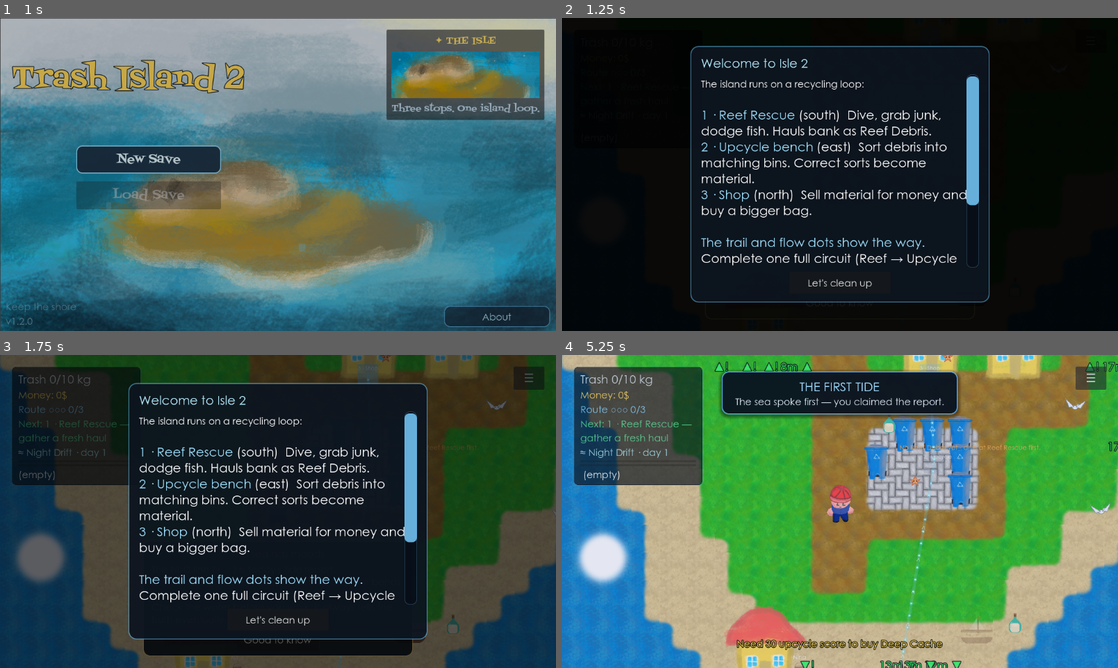
Above: before the commit, frames 1-4 (two rows, left to right).
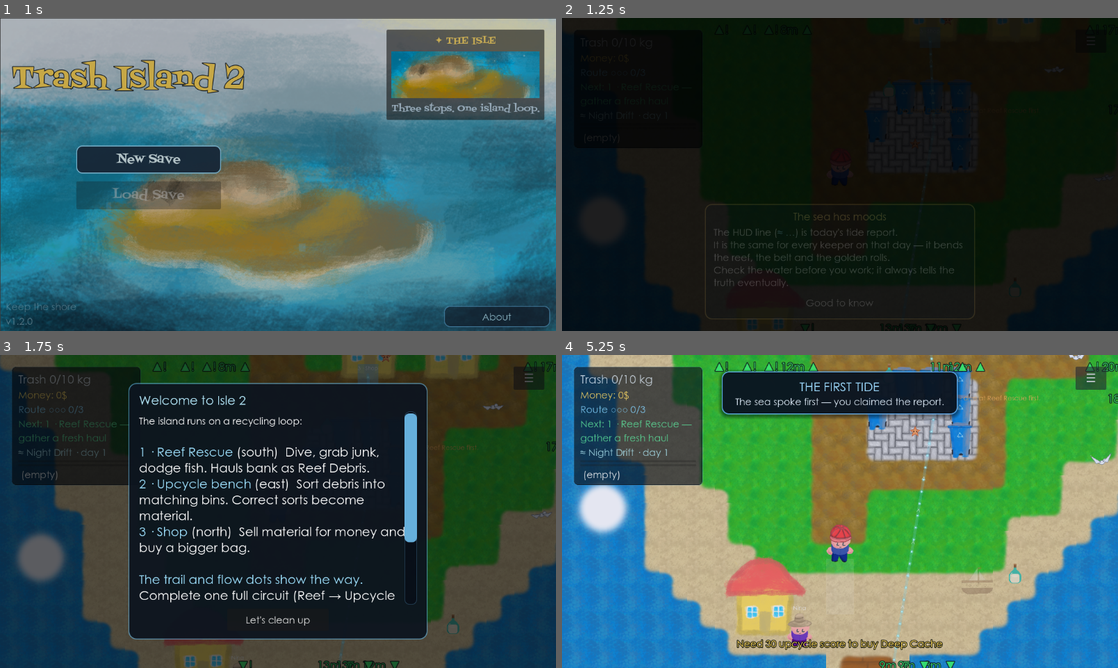
Above: after the commit, the same moments.

Repository: helloworld2540/isle2
Game: Godot game, scene res://scenes/main_menu.tscn
Two runs of this game, one before a commit and one after it. Both use one fixed random seed, a clock stepped at 60 frames per second and the inputs below.
Inputs (mouse positions are in pixels of both pictures, inside the frame that each line leads up to):
- Up to frame 1 (1 s): tap Enter (ui_accept) at 0.5, 0.77 s; move the mouse to (400, 158) at 0.52 s; tap Tab at 0.6 s; click (400, 158) at 0.67 s
- Up to frame 2 (1.25 s): tap Enter (ui_accept) at 1.07 s
- Up to frame 3 (1.75 s): click "Good to know" at 1.25 s
- Up to frame 4 (5.25 s): click "Let's clean up" at 2 s; click (840, 639) at 2.75 s, where only the run before the commit has a clickable "On my way"; click "☰" at 3.5 s; click "Deep Cache (30 score) — bonus…" at 4.25 s; click "Resume" at 5 s

Frame 1 is identical in both runs. In frame 2, 7.9% of the frame differs, in the area x 9-90%, y 8-97%; in frame 3, 3.1%; in frame 4, 44%, in the area x 0-100%, y 0-100%.

Commit message:
feat: [`qa`] CardQueue: one popup card at a time, island-wide
Every popup now asks the sa

Diff:
--- a/scenes/tutorial.tscn
+++ b/scenes/tutorial.tscn
@@ -69,6 +69,7 @@
 size_flags_horizontal = 3
 size_flags_vertical = 3
 bbcode_enabled = true
+scroll_active = false
 fit_content = true
 
 [node name="Button" type="Button" parent="Center/Panel/VBox"]
--- a/scenes/ui/npc_dialogue.tscn
+++ b/scenes/ui/npc_dialogue.tscn
@@ -82,6 +82,12 @@
 size_flags_horizontal = 3
 size_flags_vertical = 3
 custom_minimum_size = Vector2(452, 0)
+# Grow to the full text height and let the outer DragScrollContainer own the
+# scroll. Without fit_content the label keeps the 200 px viewport height and
+# scrolls internally, so the container has zero range and dragging does
+# nothing.
+scroll_active = false
+fit_content = true
 
 [node name="Reward" type="Label" parent="Center/Panel/VBox"]
 layout_mode = 2
--- a/scripts/tutorial.gd
+++ b/scripts/tutorial.gd
@@ -2,6 +2,9 @@
 
 ## First-run guide card. Authored in scenes/tutorial.tscn; the world map
 ## decides when to show it (see wm_onboarding.gd).
+##
+## Goes through CardQueue like every other card, so it can never open on top
+## of an achievement in flight. It pauses the tree only once it is on screen.
 
 signal dismissed
 
@@ -17,16 +20,27 @@
 func _ready() -> void:
 	layer = 200
 	process_mode = Node.PROCESS_MODE_ALWAYS
-	# Blocks milestone cards while the guide is up (see achievement_banner).
-	add_to_group("ui_modal_card")
 	title.text = title_text
 	body.text = body_text
 	dismiss_button.text = button_text
+	visible = false
+	CardQueue.request(self, CardQueue.PRIORITY_MODAL)
+
+
+func _card_activate() -> void:
+	visible = true
+	# Blocks milestone cards while the guide is up (see achievement_banner).
+	add_to_group("ui_modal_card")
 	get_tree().paused = true
 
 
 func _on_dismiss_pressed() -> void:
 	get_tree().paused = false
 	remove_from_group("ui_modal_card")
+	CardQueue.release(self)
 	dismissed.emit()
 	queue_free()
+
+
+func _exit_tree() -> void:
+	CardQueue.withdraw(self)
--- a/scripts/ui/achievement_banner.gd
+++ b/scripts/ui/achievement_banner.gd
@@ -63,6 +63,8 @@
 
 var _queue: Array[Dictionary] = []
 var _showing := false
+## Entry pulled off `_queue` that is waiting for the shared card lane.
+var _pending: Dictionary = {}
 var _fade_tween: Tween = null
 
 ## Set once a modal has been observed while a card is queued; the clear timer
@@ -230,8 +232,12 @@
 
 
 func _exit_tree() -> void:
+	CardQueue.withdraw(self)
 	# Cards that never got on screen go back to the state queue: walking into
 	# a portal a second after earning something must not eat the celebration.
+	if not _pending.is_empty():
+		_queue.push_front(_pending)
+		_pending = {}
 	for entry in _queue:
 		var achievement_id := String(entry.get("achievement_id", ""))
 		if not achievement_id.is_empty():
@@ -281,11 +287,27 @@
 		set_process(true)
 		return
 
-	var entry: Dictionary = _queue.pop_front()
+	_pending = _queue.pop_front()
 	if _queue.is_empty():
 		set_process(false)
 
 	_showing = true
+	# Ask the shared lane for the screen. A hint, a conversation or the welcome
+	# guide may already be up; CardQueue calls `_card_activate` when it is our
+	# turn, so two voices never speak at once.
+	CardQueue.request(self, CardQueue.PRIORITY_AMBIENT)
+
+
+## The lane granted us the screen: present the queued entry.
+func _card_activate() -> void:
+	var entry := _pending
+	_pending = {}
+	if entry.is_empty():
+		# Nothing to present (entry lost to a scene change): hand the lane back.
+		_showing = false
+		CardQueue.release(self)
+		_show_next()
+		return
 	_title.text = str(entry.get("title", ""))
 	_subtitle.text = str(entry.get("subtitle", ""))
 	_apply_accent(String(entry.get("accent", "milestone")))
@@ -360,6 +382,7 @@
 
 	if GameSettings.reduce_motion:
 		_panel.visible = false
+		CardQueue.release(self)
 		_show_next()
 		return
 
@@ -367,5 +390,6 @@
 	_fade_tween.tween_property(_panel, "modulate:a", 0.0, 0.35).set_trans(Tween.TRANS_SINE).set_ease(Tween.EASE_IN)
 	_fade_tween.tween_callback(func():
 		_panel.visible = false
+		CardQueue.release(self)
 		_show_next()
 	)
--- /dev/null
+++ b/scripts/ui/card_queue.gd
@@ -0,0 +1,152 @@
+extends RefCounted
+class_name CardQueue
+
+## One popup card at a time, island-wide.
+##
+## The world map can have several voices reach for the screen in the same
+## breath: a bottle story, an NPC greeting, a milestone banner, the tide card,
+## a tutorial hint. Each used to present itself the moment it was asked, so
+## two or three could land together and read as a wall. This queue serialises
+## them: a card asks for the screen, and either gets it now or waits until the
+## card ahead of it is dismissed.
+##
+## Cards keep their authored content and presentation; the only contract is:
+##   - call `CardQueue.request(self, priority)` once the card is built,
+##   - implement `_card_activate()` — the moment it becomes the visible card,
+##   - call `CardQueue.release(self)` when it closes,
+##   - call `CardQueue.withdraw(self)` from `_exit_tree()` (scene changes).
+##
+## Modals (conversations, the welcome guide) jump ahead of ambient cards
+## (hints, milestone banners) because the player is standing in them; ambient
+## cards merely decorate a screen the player is already reading.
+##
+## Screens owned outside the queue (the pause menu, a minigame briefing, a
+## confirm panel) register in the `ui_modal_card` group; the queue waits for
+## those to close too, so no card ever slides underneath one.
+
+const PRIORITY_MODAL := 0
+const PRIORITY_AMBIENT := 10
+
+static var _active: Node = null
+static var _waiting: Array[Dictionary] = []
+static var _pumping := false
+
+
+## Ask for the screen. Returns nothing: if the queue is free the card is
+## activated immediately (synchronously, before this call returns), otherwise
+## `_card_activate()` fires once every card ahead of it has closed.
+static func request(card: Node, priority: int = PRIORITY_AMBIENT) -> void:
+	if card == null:
+		return
+	_prune()
+	if _active == card:
+		return
+	for entry in _waiting:
+		if entry.get("node") == card:
+			return
+	if _active == null and not _foreign_modal_open(card):
+		_activate(card)
+		return
+	var entry := {"node": card, "priority": priority}
+	# Stable insert: modals (0) ahead of ambient (10), FIFO within a band.
+	var idx := _waiting.size()
+	for i in range(_waiting.size()):
+		if int(_waiting[i].get("priority", PRIORITY_AMBIENT)) > priority:
+			idx = i
+			break
+	_waiting.insert(idx, entry)
+	_pump(card.get_tree())
+
+
+## The card closed and the screen is free again.
+static func release(card: Node) -> void:
+	if _active == card:
+		_active = null
+	else:
+		_cancel(card)
+	_drain()
+
+
+## The card left the tree without closing (scene change, owner freed). It must
+## not be activated later and must not hold the screen.
+static func withdraw(card: Node) -> void:
+	if _active == card:
+		_active = null
+	_cancel(card)
+	_drain()
+
+
+static func is_busy() -> bool:
+	_prune()
+	return _active != null or not _waiting.is_empty()
+
+
+static func _cancel(card: Node) -> void:
+	for i in range(_waiting.size() - 1, -1, -1):
+		if _waiting[i].get("node") == card:
+			_waiting.remove_at(i)
+
+
+static func _activate(card: Node) -> void:
+	_active = card
+	if card.has_method("_card_activate"):
+		card.call("_card_activate")
+
+
+static func _drain() -> void:
+	_prune()
+	if _active != null:
+		return
+	while not _waiting.is_empty():
+		var entry: Dictionary = _waiting.pop_front()
+		# Untyped on purpose: a freed node cannot be assigned to a typed Node.
+		var card: Variant = entry.get("node")
+		if not is_instance_valid(card):
+			continue
+		if not (card as Node).is_inside_tree():
+			continue
+		if _foreign_modal_open(card as Node):
+			# A pause menu / briefing / confirm panel owns the screen. Keep the
+			# card parked at the head of the queue and try again next frame.
+			_waiting.push_front(entry)
+			return
+		_activate(card as Node)
+		return
+
+
+## True when a dimming card from outside the queue is up. Queued cards do not
+## join `ui_modal_card` until they are activated, so this only sees real ones.
+static func _foreign_modal_open(card: Node) -> bool:
+	var tree := card.get_tree()
+	if tree == null:
+		return true
+	for modal in tree.get_nodes_in_group("ui_modal_card"):
+		if modal != card and is_instance_valid(modal):
+			return true
+	return false
+
+
+static func _prune() -> void:
+	if _active != null and (not is_instance_valid(_active) or not _active.is_inside_tree()):
+		_active = null
+	for i in range(_waiting.size() - 1, -1, -1):
+		var node: Variant = _waiting[i].get("node")
+		# Test validity first: `is` / typed casts on a freed instance throw.
+		if not is_instance_valid(node) or not (node as Node).is_inside_tree():
+			_waiting.remove_at(i)
+
+
+## Frames keep firing while the tree is paused, so a card parked behind a
+## pausing guide still drains the moment the guide closes.
+static func _pump(tree: SceneTree) -> void:
+	if _pumping or tree == null:
+		return
+	_pumping = true
+	_pump_loop(tree)
+
+
+static func _pump_loop(tree: SceneTree) -> void:
+	while not _waiting.is_empty() and is_instance_valid(tree):
+		await tree.process_frame
+		_drain()
+	_pumping = false
--- a/scripts/ui/npc_dialogue.gd
+++ b/scripts/ui/npc_dialogue.gd
@@ -27,27 +27,35 @@
 
 
 func _ready() -> void:
-	# Milestone banners watch this group so celebrations never play underneath
-	# a conversation. Registered here, not by the caller, so every dialogue
-	# (NPC, tutorial, future vendors) is covered by the same contract.
-	add_to_group("ui_modal_card")
-	# A conversation should not fight the BGM; duck while the card is up and
-	# let the AudioManager fade it back in when the card closes.
-	AudioManager.duck_music()
-
 	reward_label.visible = false
 	quest_box.visible = false
 	status_label.visible = false
 
 	panel.modulate.a = 0.0
 	panel.scale = Vector2(0.96, 0.96)
+	# A conversation never opens on top of another card. Wait for the shared
+	# queue; it calls `_card_activate()` when this conversation is next.
+	visible = false
+	CardQueue.request(self, CardQueue.PRIORITY_MODAL)
+
+
+## The queue granted us the screen: become the visible conversation.
+func _card_activate() -> void:
+	visible = true
+	# Milestone banners watch this group so celebrations never play underneath
+	# a conversation. Joined on activation, so a *waiting* card is never
+	# mistaken for one that is open.
+	add_to_group("ui_modal_card")
+	# A conversation should not fight the BGM; duck while the card is up and
+	# let the AudioManager fade it back in when the card closes.
+	AudioManager.duck_music()
 	if GameSettings.reduce_motion:
 		panel.modulate.a = 1.0
 		panel.scale = Vector2.ONE
-	else:
-		var intro := create_tween().set_parallel(true)
-		intro.tween_property(panel, "modulate:a", 1.0, 0.14).set_trans(Tween.TRANS_SINE).set_ease(Tween.EASE_OUT)
-		intro.tween_property(panel, "scale", Vector2.ONE, 0.18).set_trans(Tween.TRANS_BACK).set_ease(Tween.EASE_OUT)
+		return
+	var intro := create_tween().set_parallel(true)
+	intro.tween_property(panel, "modulate:a", 1.0, 0.14).set_trans(Tween.TRANS_SINE).set_ease(Tween.EASE_OUT)
+	intro.tween_property(panel, "scale", Vector2.ONE, 0.18).set_trans(Tween.TRANS_BACK).set_ease(Tween.EASE_OUT)
 
 
 # --- Content ---
@@ -89,8 +97,15 @@
 		return
 	remove_from_group("ui_modal_card")
 	AudioManager.restore_music()
+	CardQueue.release(self)
 	closed.emit()
 	queue_free()
+
+
+func _exit_tree() -> void:
+	# Left the tree without a close (scene change): the queue must not try to
+	# show a conversation that no longer exists.
+	CardQueue.withdraw(self)
 
 
 # --- Presentation ---
--- a/scripts/ui/run_recap.gd
+++ b/scripts/ui/run_recap.gd
@@ -2,6 +2,10 @@
 
 ## HUD card shown when the player walks back onto the world map from a
 ## minigame. Reads (and clears) the pending run recorded in GameState.
+##
+## Goes through CardQueue like every other card: if a welcome guide, a
+## conversation or a hint already owns the screen, the recap waits its turn
+## instead of landing underneath it.
 
 const SHOW_SECONDS := 7.0
 
@@ -10,6 +14,9 @@
 @onready var body_label: Label = $"Panel/VBox/Body"
 @onready var hint_label: Label = $"Panel/VBox/Hint"
 @onready var hide_timer: Timer = $"HideTimer"
+
+## The recap consumed at _ready but not yet presented (waiting in the queue).
+var _pending: Dictionary = {}
 
 
 func _ready() -> void:
@@ -20,6 +27,20 @@
 	if recap.is_empty():
 		return
 
+	_pending = recap
+	# Ask the shared card lane for the screen; `_card_activate` presents it
+	# once the cards ahead of it have closed.
+	CardQueue.request(self, CardQueue.PRIORITY_AMBIENT)
+
+
+## The lane granted us the screen: build and show the recap.
+func _card_activate() -> void:
+	var recap := _pending
+	_pending = {}
+	if recap.is_empty():
+		# Lost to a scene change while waiting: hand the lane straight back.
+		CardQueue.release(self)
+		return
 	_show(recap)
 
 
@@ -54,7 +75,17 @@
 func _dismiss() -> void:
 	if not panel.visible:
 		return
-
+	# Release the lane only once the card has actually left the screen, so the
+	# next card never rises through the fading panel.
 	var tw := create_tween()
 	tw.tween_property(panel, "modulate:a", 0.0, 0.3).set_trans(Tween.TRANS_SINE).set_ease(Tween.EASE_IN)
-	tw.tween_callback(func(): panel.visible = false)
+	tw.tween_callback(func():
+		panel.visible = false
+		CardQueue.release(self)
+	)
+
+
+## Left the tree without a close (scene change): the queue must not try to
+## present a recap that no longer exists.
+func _exit_tree() -> void:
+	CardQueue.withdraw(self)
--- a/scripts/ui/tutorial_hint.gd
+++ b/scripts/ui/tutorial_hint.gd
@@ -8,6 +8,9 @@
 ## Layout convention: every overlay card sits inside the same 24 px screen
 ## margin (MarginContainer here; centered CenterContainer on the modal cards),
 ## so nothing ever touches a screen edge.
+##
+## Cards are serialised through CardQueue: a hint never lands on top of a
+## conversation or a milestone card — it waits its turn.
 
 signal dismissed
 
@@ -23,11 +26,19 @@
 func _ready() -> void:
 	layer = 190
 	process_mode = Node.PROCESS_MODE_ALWAYS
-	# Bottom-centre lane owner: toasts stack above this card, never under it.
-	panel.add_to_group("hud_bottom_card")
 	title.text = title_text
 	body.text = body_text
 	dismiss_button.text = button_text
+	panel.modulate.a = 0.0
+	# Wait for the one-at-a-time lane; `_card_activate` presents when it is free.
+	visible = false
+	CardQueue.request(self, CardQueue.PRIORITY_AMBIENT)
+
+
+func _card_activate() -> void:
+	visible = true
+	# Bottom-centre lane owner: toasts stack above this card, never under it.
+	panel.add_to_group("hud_bottom_card")
 	# Gentle rise-and-fade entrance so the card reads as a nudge, not a wall.
 	panel.modulate.a = 0.0
 	if GameSettings.reduce_motion:
@@ -37,7 +48,14 @@
 	var tw := create_tween()
 	tw.tween_property(panel, "modulate:a", 1.0, 0.25).set_trans(Tween.TRANS_SINE).set_ease(Tween.EASE_OUT)
 
+
 func _on_dismiss_pressed() -> void:
 	AudioManager.play_sfx("pickup", 1.15)
+	panel.remove_from_group("hud_bottom_card")
+	CardQueue.release(self)
 	dismissed.emit()
 	queue_free()
+
+
+func _exit_tree() -> void:
+	CardQueue.withdraw(self)
--- a/scripts/wm_npc.gd
+++ b/scripts/wm_npc.gd
@@ -106,7 +106,9 @@
 			TutorialDirector.nudge("meet")
 
 func _unhandled_input(event: InputEvent) -> void:
-	if not _dialogue: return
+	# A queued card (waiting behind another popup) is not on screen yet; keys
+	# must not close a conversation the player has not seen.
+	if not _dialogue or not _dialogue.visible: return
 
 	if event.is_action_pressed("ui_cancel") or \
 		(event is InputEventKey and event.pressed and not event.echo and event.keycode in [KEY_ENTER, KEY_KP_ENTER, KEY_SPACE]):
--- /dev/null
+++ b/tools/card_queue_test.gd
@@ -0,0 +1,154 @@
+extends SceneTree
+
+## Harness for the island-wide CardQueue (scripts/ui/card_queue.gd).
+##
+## The queue is the single handshake every popup card uses: a card asks for
+## the screen, is either activated immediately or parked until the cards
+## ahead of it close. This harness walks the contract with tiny probe cards
+## (inline scripts, no game scenes) so it needs none of the autoload globals:
+##
+##   1. a lone card activates at once;
+##   2. a second card waits, and activates only when the first releases;
+##   3. a modal jumps ahead of an ambient card already waiting;
+##   4. `withdraw` drops a waiting card that leaves the tree;
+##   5. a modal owned outside the queue (the `ui_modal_card` group) blocks
+##      activation until it closes, then the parked card drains;
+##   6. re-requesting the same card is a no-op, and `release` of a card that
+##      is not active only cancels its own wait slot.
+##
+## Run with --path . (a project run is fine; no saves are touched):
+##   godot --headless --path . -s tools/card_queue_test.gd
+
+## Inline probe card: a CanvasLayer that records how many times the queue
+## granted it the screen and turns visible when it does.
+const PROBE_SOURCE := """
+extends CanvasLayer
+var activations: int = 0
+func _card_activate() -> void:
+	activations += 1
+	visible = true
+"""
+
+var _fails := 0
+var _probe_script: GDScript
+
+
+func _initialize() -> void:
+	_probe_script = GDScript.new()
+	_probe_script.source_code = PROBE_SOURCE
+	_probe_script.reload()
+	await _run()
+	print("card_queue_test: %d failure(s)" % _fails)
+	quit(_fails)
+
+
+func _run() -> void:
+	_check(not CardQueue.is_busy(), "queue starts idle")
+
+	# --- 1. A lone card activates immediately.
+	var a := await _probe()
+	CardQueue.request(a, CardQueue.PRIORITY_AMBIENT)
+	_check(a.visible and _activations(a) == 1, "first card activates at once")
+	_check(CardQueue.is_busy(), "queue reports busy while a card is up")
+
+	# --- 2. A second card waits behind the first.
+	var b := await _probe()
+	CardQueue.request(b, CardQueue.PRIORITY_AMBIENT)
+	_check(not b.visible and _activations(b) == 0, "second card waits, not shown")
+	_dismiss(a)
+	await process_frame
+	await process_frame
+	_check(b.visible and _activations(b) == 1, "second card activates once the first closes")
+
+	# --- 3. A modal jumps ahead of a waiting ambient card.
+	var c := await _probe()
+	var d := await _probe()
+	CardQueue.request(c, CardQueue.PRIORITY_AMBIENT)
+	CardQueue.request(d, CardQueue.PRIORITY_MODAL)
+	_check(not c.visible and not d.visible, "ambient C and modal D both wait behind B")
+	_dismiss(b)
+	await process_frame
+	await process_frame
+	_check(d.visible and _activations(d) == 1, "modal D jumps ahead of ambient C")
+	_check(not c.visible, "ambient C still waits after the modal took the lane")
+
+	# --- 4. Dismissing the modal drains the ambient card behind it.
+	_dismiss(d)
+	await process_frame
+	await process_frame
+	_check(c.visible and _activations(c) == 1, "ambient C drains after the modal closes")
+
+	# --- 5. A waiting card that leaves the tree is withdrawn, never shown.
+	var e := await _probe()
+	CardQueue.request(e, CardQueue.PRIORITY_AMBIENT)
+	_check(not e.visible, "card E waits behind C")
+	var e_activated: bool = _activations(e) > 0
+	e.free()
+	await process_frame
+	_dismiss(c)
+	await process_frame
+	await process_frame
+	_check(not e_activated, "withdrawn card never activates")
+	_check(not CardQueue.is_busy(), "withdrawn card leaves nothing in the queue")
+
+	# --- 6. A foreign modal (ui_modal_card group) blocks a parked card.
+	var foreign := CanvasLayer.new()
+	foreign.add_to_group("ui_modal_card")
+	root.add_child(foreign)
+	var g := await _probe()
+	CardQueue.request(g, CardQueue.PRIORITY_AMBIENT)
+	_check(not g.visible, "card G holds while a foreign modal is open")
+	foreign.remove_from_group("ui_modal_card")
+	await process_frame
+	await process_frame
+	await process_frame
+	_check(g.visible and _activations(g) == 1, "card G drains once the foreign modal closes")
+
+	# --- 7. Re-requesting an active card is a no-op; releasing a waiter cancels it.
+	CardQueue.request(g, CardQueue.PRIORITY_AMBIENT)
+	_check(_activations(g) == 1, "re-requesting the active card is a no-op")
+	var h := await _probe()
+	CardQueue.request(h, CardQueue.PRIORITY_AMBIENT)
+	CardQueue.release(h)
+	_check(not h.visible and _activations(h) == 0, "releasing a waiter cancels it")
+	_dismiss(g)
+	await process_frame
+	await process_frame
+	_check(not CardQueue.is_busy(), "queue idle after the last card closes")
+
+	foreign.queue_free()
+	# a/b/c/d/g were freed by _dismiss(); only h is still alive.
+	if is_instance_valid(h):
+		h.queue_free()
+	await process_frame
+	await process_frame
+
+
+## A probe card added to the tree, ready to request the lane.
+func _probe() -> CanvasLayer:
+	var node := CanvasLayer.new()
+	node.set_script(_probe_script)
+	# A fresh CanvasLayer is visible by default; a queued card must start hidden
+	# so "not visible" means "not activated".
+	node.visible = false
+	root.add_child(node)
+	# In a --path harness a node enters the tree on the next frame, so the
+	# card must not request the lane before that.
+	await process_frame
+	return node
+
+
+## Hand the lane back and free the card, as a real card's dismiss does.
+func _dismiss(card: CanvasLayer) -> void:
+	CardQueue.release(card)
+	card.queue_free()
+
+
+func _activations(card: CanvasLayer) -> int:
+	return int(card.get("activations"))
+
+
+func _check(ok: bool, what: String) -> void:
+	print(("  ok  " if ok else "[FAIL] ") + what)
+	if not ok:
+		_fails += 1
Not shown, added: scripts/ui/card_queue.gd.uid
Not shown, changed: TODO.md
Not shown, changed: guide.md
Not shown, changed: sprint.md
Not shown, changed: tools/all_audits.sh
